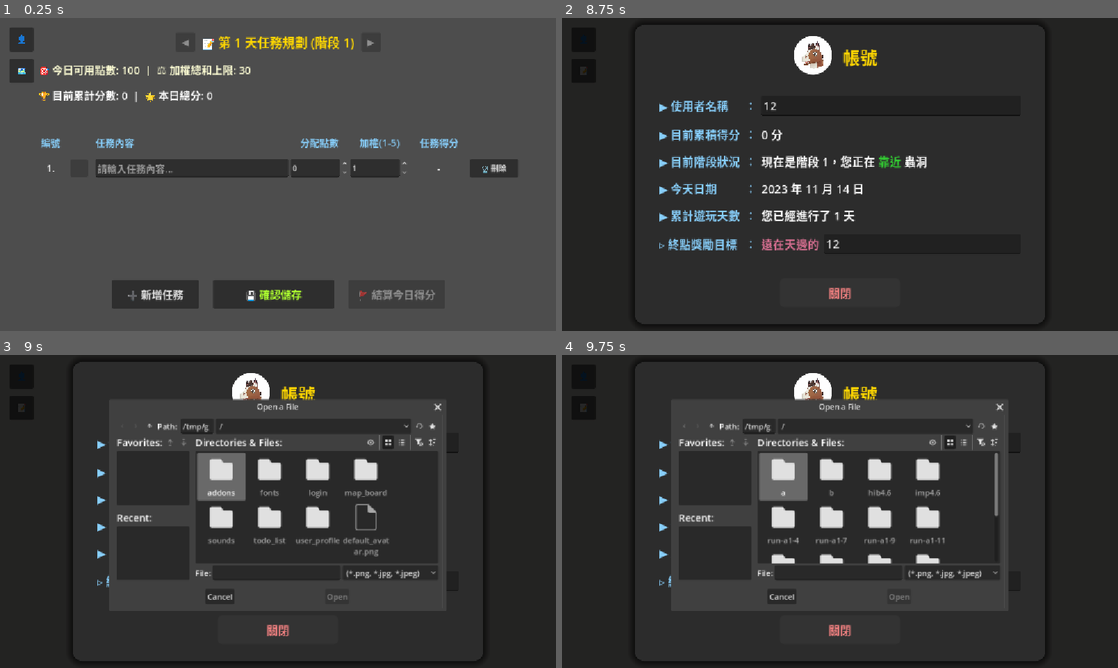
Above: before the commit, frames 1-4 (two rows, left to right).
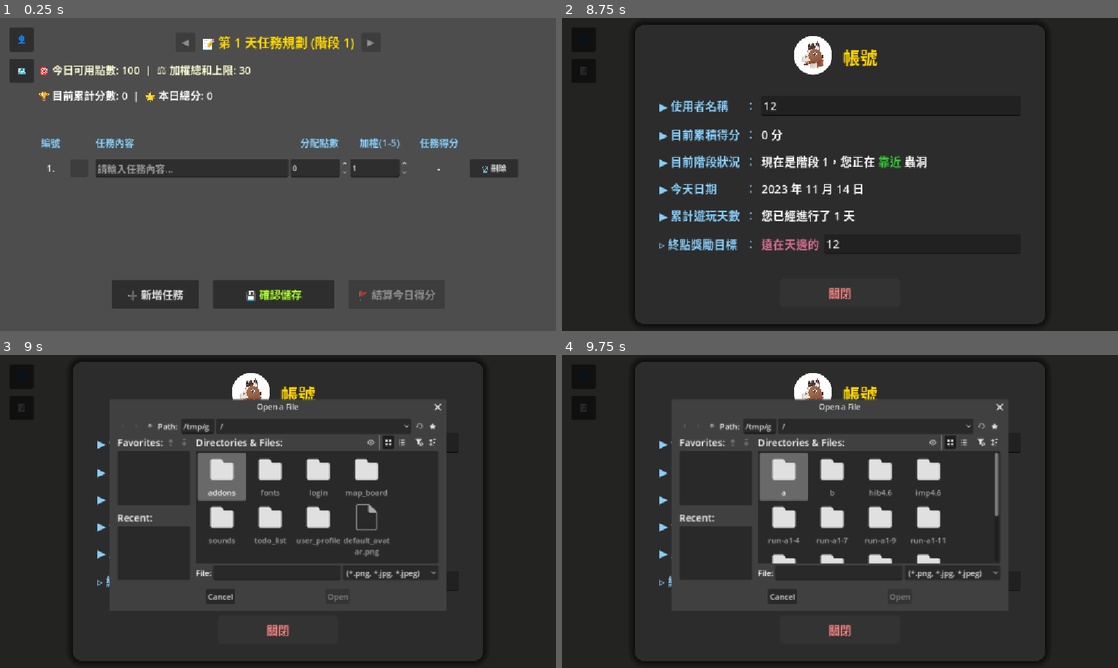
Above: after the commit, the same moments.

Repository: mirloss695/todo-monopoly
Game: Godot game, scene res://main.tscn
Same seed, same stepped clock (60 frames per second), same inputs: the game is played once before the commit and once after it. This scene is started directly instead of the project's main scene.
Inputs (mouse positions are in pixels of both pictures, inside the frame that each line leads up to):
- Up to frame 1 (0.25 s): no input
- Up to frame 2 (8.75 s): click (756, 168) at 0.52 s; type "12" at 0.6 s; click "🗑️ 刪除" at 1.25 s; click "➕ 新增任務" at 2 s; click (756, 168) at 2.77 s; type "12" at 2.85 s; click "💾 確認儲存" at 3.5 s; click "🚩 結算今日得分" at 4.25 s; click "🎲 點擊擲骰子" at 5 s; click "確認並繼續" at 5.75 s; click "👤" at 6.5 s; click (890, 105) at 7.27 s; type "12" at 7.35 s; click (923, 243) at 7.5 s; type "12" at 7.58 s; click "好的，明天見！" at 8 s
- Up to frame 3 (9 s): click (250, 392) at 8.75 s
- Up to frame 4 (9.75 s): click (712, 426) at 9.5 s

Frames 1-2 are identical in both runs. In frame 3, 1.2% of the frame differs, in the area x 19-79%, y 22-79%; in frame 4, 1.2%.

Commit message:
修復存檔系統無法保存當天進行中任務狀態的根本性漏洞。
問題根源：
SaveManager._build_save_dict() 從未序列化當天進行中的任務列表。task_history 只記錄已結算的歷史天資料，導致玩家無論在何個儲存節點離開，重開後當天任務列表一律清空，任務鎖定狀態、勾選進度與本日得分也全部遺失。

--修改內容--
save_manager.gd：新增四個持久化欄位 current_day_tasks、is_day_locked、is_day_finished、today_total_score，並在 _build_save_dict() 與 _apply_save() 中對應讀寫。
todo_list/todo_list.gd：新增 serialize_tasks() 方法以序列化當前任務列；新增 restore_tasks_from_save() 方法，能根據儲存狀態完整還原任務內容、勾選狀態、鎖定或結算 UI 狀態；修正 _on_finish_pressed() 於結算時同步寫入 task_history；修正 new_day_from_login() 於推進天數前保存前一天任務，並重置相關存檔狀態旗標。
main.gd：在 _save_to_save_manager() 中新增同步當天任務快照與狀態至 SaveManager 的邏輯；在 _load_from_save_manager() 中新增讀取後呼叫 restore_tasks_from_save() 以還原當天任務。

Diff:
--- a/main.gd
+++ b/main.gd
@@ -95,6 +95,14 @@
 	profile_board.play_days     = SaveManager.actual_day
 	profile_board.update_display()
 
+	todo_board.today_total_score = SaveManager.today_total_score
+	if SaveManager.current_day_tasks.size() > 0:
+		todo_board.restore_tasks_from_save(
+			SaveManager.current_day_tasks,
+			SaveManager.is_day_locked,
+			SaveManager.is_day_finished,
+			SaveManager.today_total_score
+		)
 	_sync_all_data()
 
 # ==========================================
@@ -114,6 +122,12 @@
 
 	SaveManager.user_name               = profile_board.user_name
 	SaveManager.reward_item             = profile_board.reward_item
+	SaveManager.today_total_score  = todo_board.today_total_score
+	SaveManager.current_day_tasks  = todo_board.serialize_tasks()
+	SaveManager.is_day_locked      = not todo_board.is_editing
+	SaveManager.is_day_finished    = (todo_board.finish_btn.text == "已結算")
+	# 同步歷史紀錄
+	SaveManager.task_history       = todo_board.task_history
 	SaveManager.save_to_cloud()
 
 # ==========================================
--- a/save_manager.gd
+++ b/save_manager.gd
@@ -21,6 +21,10 @@
 var last_played_date: String = ""
 
 var map_chance_tiles: Array = []
+var current_day_tasks: Array = []   # 當天任務列表的序列化快照
+var is_day_locked: bool = false     # 是否已按「確認儲存」鎖定
+var is_day_finished: bool = false   # 是否已按「結算今日得分」
+var today_total_score: int = 0      # 當天累計得分
 # ==========================================
 # 🔑 Session Token
 # ==========================================
@@ -126,7 +130,11 @@
 		"map_chance_tiles":        map_chance_tiles,
 		"user_name":               user_name,
 		"reward_item":             reward_item,
-		"last_played_date": last_played_date
+		"last_played_date": last_played_date,
+		"current_day_tasks":  current_day_tasks,
+		"is_day_locked":      is_day_locked,
+		"is_day_finished":    is_day_finished,
+		"today_total_score":  today_total_score
 	}
 
 func _apply_save(data: Dictionary) -> void:
@@ -150,3 +158,7 @@
 	task_history.clear()
 	for key in loaded_history:
 		task_history[int(key)] = loaded_history[key]
+	current_day_tasks  = data.get("current_day_tasks", [])
+	is_day_locked      = data.get("is_day_locked", false)
+	is_day_finished    = data.get("is_day_finished", false)
+	today_total_score  = int(data.get("today_total_score", 0))
--- a/todo_list/todo_list.gd
+++ b/todo_list/todo_list.gd
@@ -129,6 +129,12 @@
 	for i in range(task_rows.size()):
 		task_rows[i]["num_lbl"].text = str(i + 1) + "."
 
+func serialize_tasks() -> Array:
+	var result = []
+	for row_data in task_rows:
+		result.append(TodoTaskRow.serialize(row_data))
+	return result
+
 func add_task_row():
 	if not is_editing: return
 	var row_data = TodoTaskRow.create(tasks_container, daily_points_limit)
@@ -227,8 +233,14 @@
 	toggle_save_btn.disabled = true
 	for row_data in task_rows:
 		row_data["checkbox"].disabled = true
+	# 結算時將當天任務存入歷史紀錄
+	task_history[actual_day] = {"tasks": serialize_tasks(), "score": today_total_score}
+	SaveManager.is_day_finished = true
 
 func new_day_from_login():
+		# 保存前一天任務到歷史（若尚未結算）
+	if task_rows.size() > 0 and not task_history.has(actual_day):
+		task_history[actual_day] = {"tasks": serialize_tasks(), "score": today_total_score}
 	actual_day += 1
 	current_view_day = actual_day
 	today_total_score = 0
@@ -246,5 +258,57 @@
 		row_data["row_node"].queue_free()
 	task_rows.clear()
 	add_task_row()
+	SaveManager.current_day_tasks = []
+	SaveManager.is_day_locked = false
+	SaveManager.is_day_finished = false
+	SaveManager.today_total_score = 0
 	update_day_navigation()
 	update_score_display()
+
+func restore_tasks_from_save(tasks: Array, locked: bool, finished: bool, saved_score: int) -> void:
+	for row_data in task_rows:
+		row_data["row_node"].queue_free()
+	task_rows.clear()
+
+	today_total_score = saved_score
+
+	for task_data in tasks:
+		var row_data = TodoTaskRow.create(tasks_container, daily_points_limit)
+		row_data["del_btn"].pressed.connect(_on_delete_task.bind(row_data))
+		row_data["checkbox"].toggled.connect(_on_task_toggled.bind(row_data))
+
+		row_data["line_edit"].text = task_data.get("text", "")
+		row_data["points_spin"].value = task_data.get("points", 0)
+		row_data["weight_spin"].value = task_data.get("weight", 1)
+
+		if task_data.get("completed", false):
+			row_data["is_completed"] = true
+			row_data["check_mark"].text = "✔"
+			var ts = int(row_data["points_spin"].value * row_data["weight_spin"].value)
+			row_data["task_score_lbl"].text = "+ " + str(ts)
+			row_data["task_score_lbl"].set("theme_override_colors/font_color", Color.GREEN_YELLOW)
+
+		task_rows.append(row_data)
+
+	update_task_numbers()
+	update_score_display()
+
+	if locked or finished:
+		is_editing = false
+		can_switch_board = true
+		add_task_btn.disabled = true
+		toggle_save_btn.text = "✏️ 修改任務 (解鎖)"
+		toggle_save_btn.set("theme_override_colors/font_color", Color.WHITE)
+		board_status_label.text = "✅ 已儲存。目前可以隨時切換到其他板塊囉！"
+		board_status_label.set("theme_override_colors/font_color", Color.GREEN_YELLOW)
+		for row_data in task_rows:
+			TodoTaskRow.set_locked(row_data, true)
+
+	if finished:
+		finish_btn.disabled = true
+		finish_btn.text = "已結算"
+		toggle_save_btn.disabled = true
+		for row_data in task_rows:
+			row_data["checkbox"].disabled = true
+	else:
+		finish_btn.disabled = not locked
